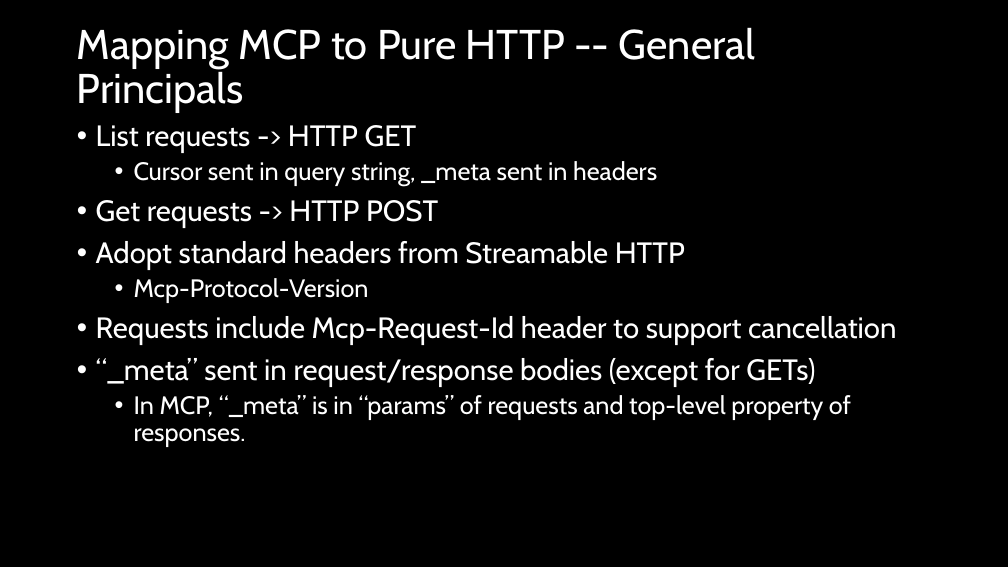
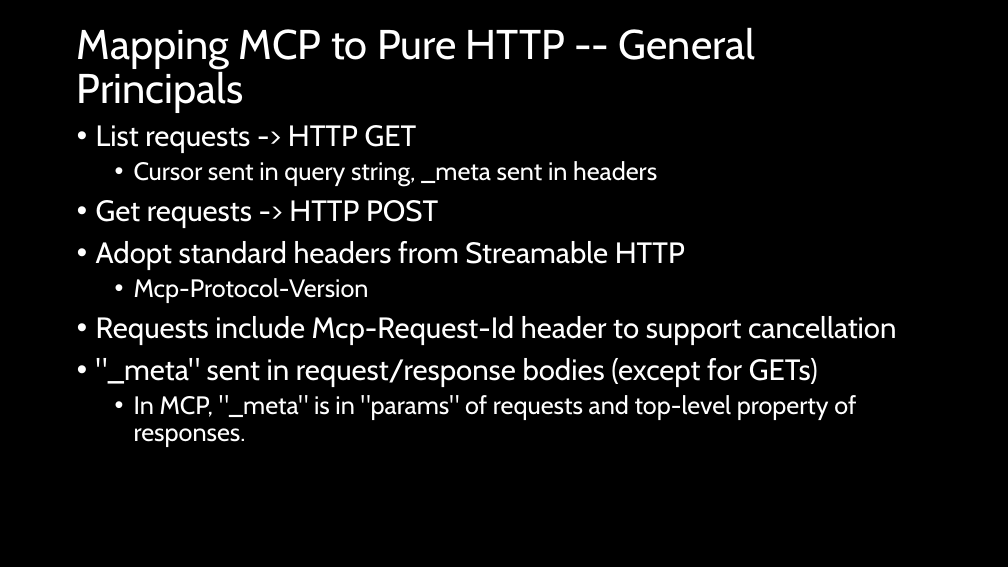
Before and after one commit to mikekistler/pure-http-transport, a slide deck: slide 3 of Pure-HTTP-Transport-for-MCP.pptx. Drawn at 1008x567 pixels with LibreOffice and Linux fonts; fonts in the diff are those of the drawing. Boxes give left, top, right and bottom in pixels: in the first picture for what was removed or moved away, otherwise in the second. Text is boxed around its words. In the diff, an @@ line names an element or a change of style, - is before the commit and + after.

```diff
--- a/Pure-HTTP-Transport-for-MCP.pptx
+++ b/Pure-HTTP-Transport-for-MCP.pptx
@@ text at [96, 358, 856, 447]: text changed @@
-• “_meta” sent in request/response bodies (except for GETs)
-  • In MCP, “_meta” is in “params” of requests and top-level property of responses.
+• "_meta" sent in request/response bodies (except for GETs)
+  • In MCP, "_meta" is in "params" of requests and top-level property of responses.
```
Also in this commit, not shown: 1 other slide changed, 2 other files.
